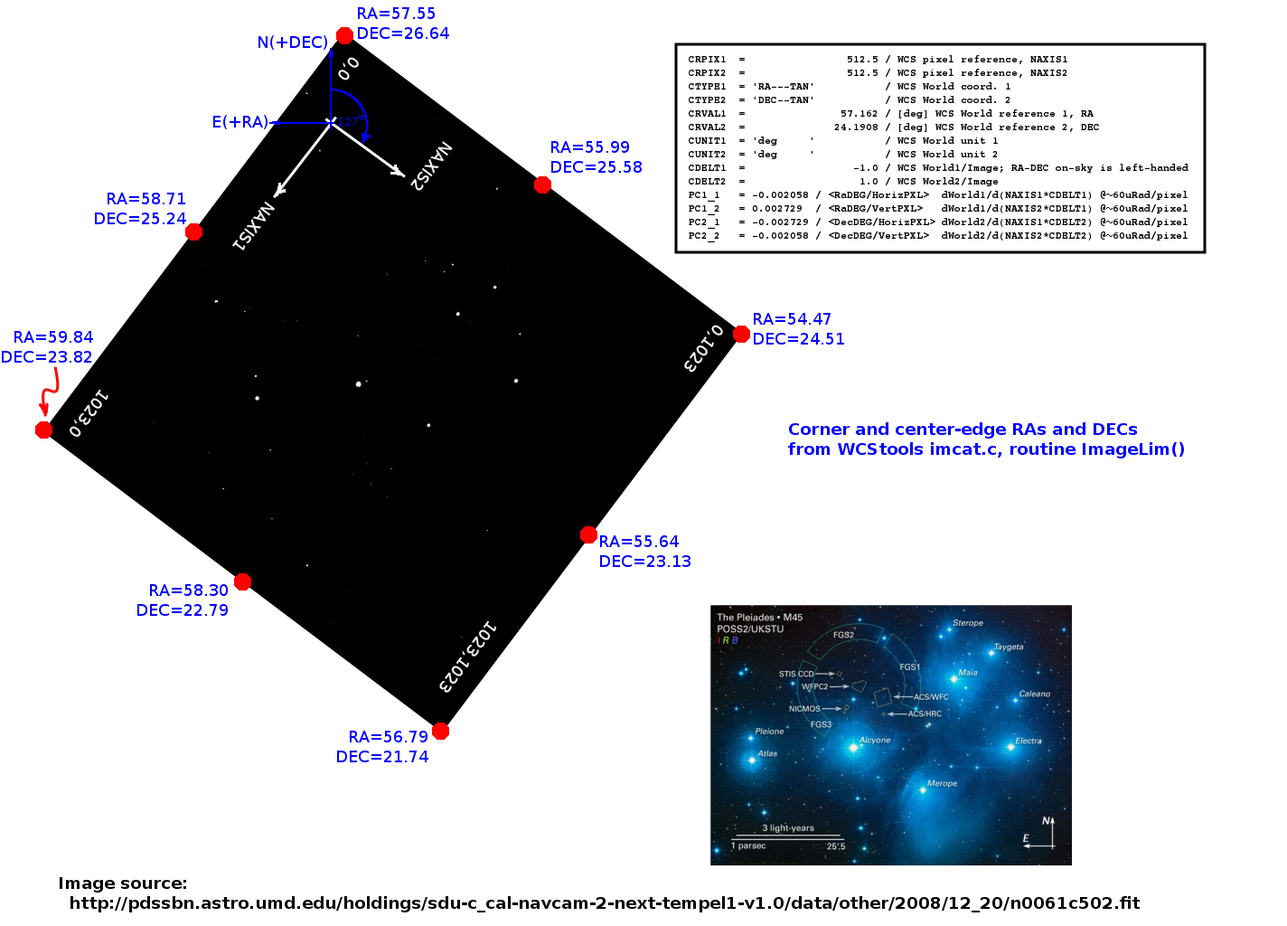
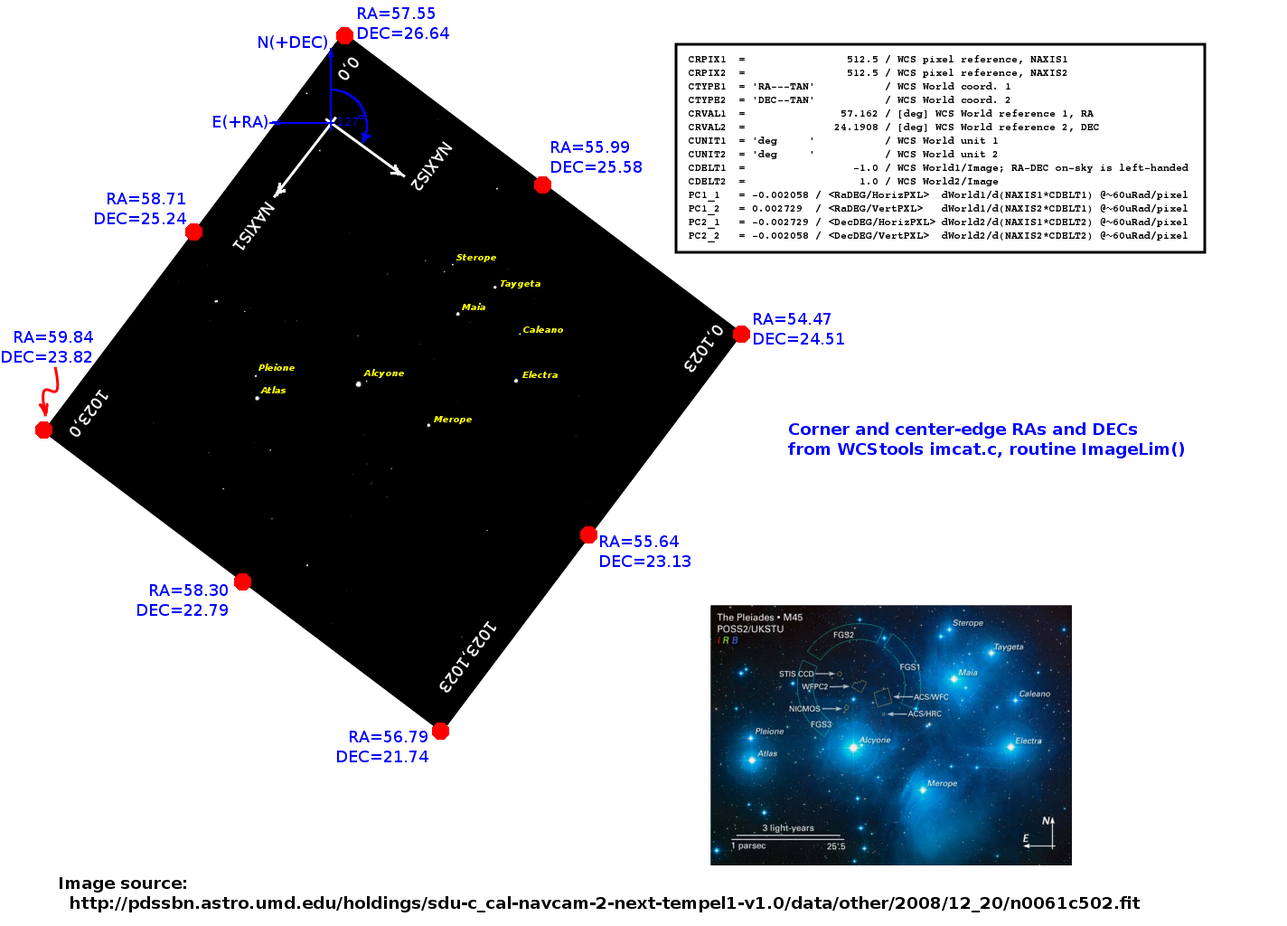
Layered file, before and after one edit (1287px x 926px). Changes by layer:
added layer "Atlas" above "Pleione" over [260, 385, 287, 394]
added layer "Pleione" above "Alcyone" over [258, 363, 295, 371]
added layer "Alcyone" above "Maia" over [363, 368, 405, 378]
added layer "Maia" above "Sterope" over [461, 302, 486, 311]
added layer "Sterope" above "Taygeta" over [456, 253, 497, 263]
added layer "Taygeta" above "Caleano" over [500, 280, 541, 289]
added layer "Caleano" above "Electra" over [523, 325, 564, 333]
added layer "Electra" above "Merope" over [522, 370, 558, 378]
added layer "Merope" above "Pasted Layer" over [433, 415, 472, 424]
